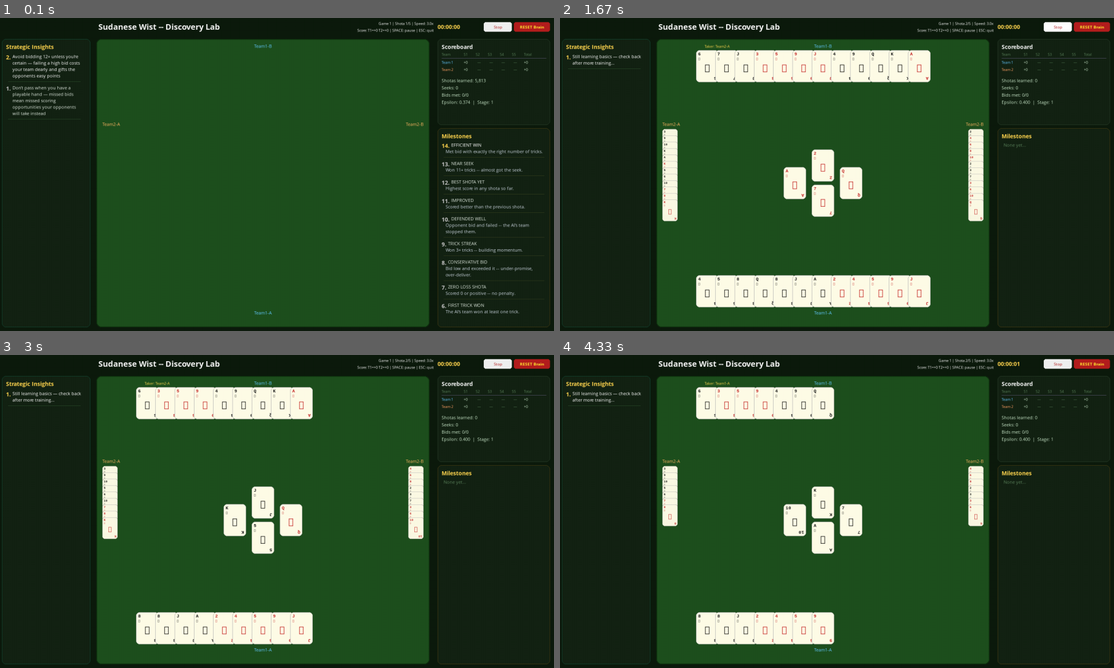
Above: before the commit, frames 1-4 (two rows, left to right).
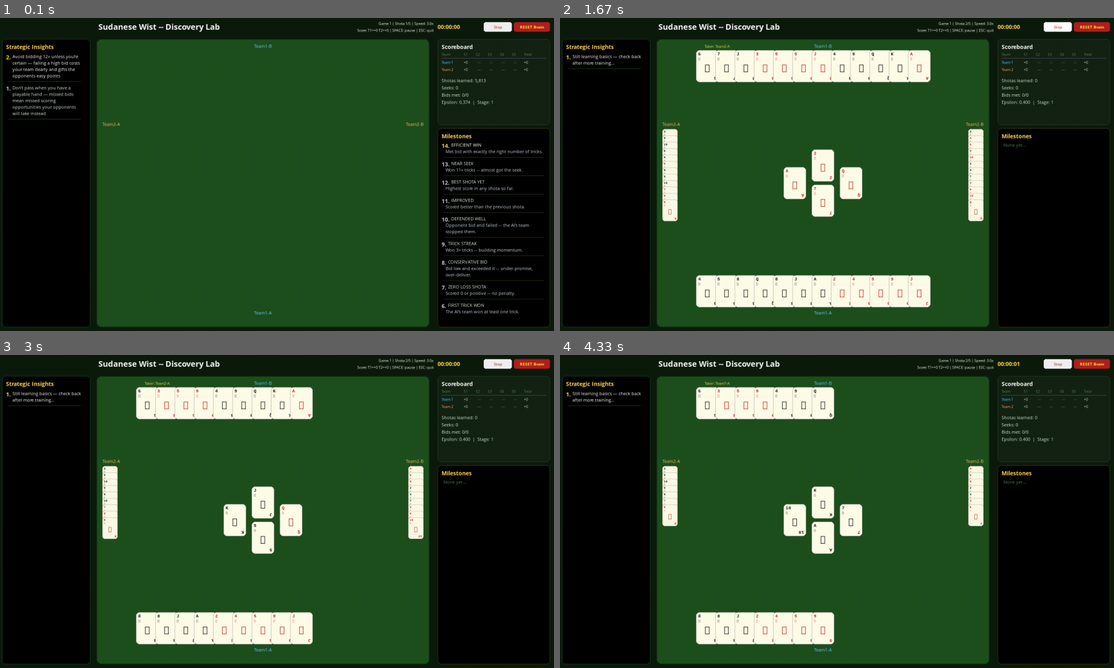
Above: after the commit, the same moments.

Repository: aamagzoub/engineering-intelligence
Game: pygame game, started from gui_wist_discovery/main.py
Two runs of this game, one before a commit and one after it. Both use one fixed random seed, a clock stepped at 60 frames per second and the inputs below.
Inputs (mouse positions are in pixels of both pictures, inside the frame that each line leads up to):
- Up to frame 1 (0.1 s): no input
- Up to frame 2 (1.67 s): click "RESET Brain" at 0.38 s; click (704, 177) at 0.72 s; tap Space at 1 s; click "Resume" at 1.38 s
- Up to frame 3 (3 s): click (77, 502) at 1.72 s; click (277, 552) at 2.05 s; click "RESET Brain" at 2.38 s; click "Team" at 2.72 s
- Up to frame 4 (4.33 s): click (654, 542) at 3.55 s

The runs differ from the first frame. In frame 1, 25% of the frame differs, in the area x 0-100%, y 6-99%; in frame 2, 27%; in frame 3, 27%; in frame 4, 27%.

Commit message:
fix: black background for insights and milestones boxes

Diff:
--- a/gui_wist_discovery/renderer.py
+++ b/gui_wist_discovery/renderer.py
@@ -266,7 +266,7 @@
         disc_top = 60 + score_h + 8
         disc_h = SCREEN_HEIGHT - 80 - score_h - 8
         disc_rect = pygame.Rect(px, disc_top, panel_w, disc_h)
-        pygame.draw.rect(self.screen, PANEL_DARK, disc_rect, border_radius=10)
+        pygame.draw.rect(self.screen, (0, 0, 0), disc_rect, border_radius=10)
         pygame.draw.rect(self.screen, (70, 60, 20), disc_rect, width=1, border_radius=10)
 
         self.screen.set_clip(pygame.Rect(px + 5, disc_top + 5, panel_w - 10, disc_h - 10))
@@ -328,7 +328,7 @@
     def _render_insights_panel(self, panel_w, state):
         """Render left panel with strategic insights."""
         panel_rect = pygame.Rect(5, 60, panel_w - 10, SCREEN_HEIGHT - 80)
-        pygame.draw.rect(self.screen, PANEL_DARK, panel_rect, border_radius=10)
+        pygame.draw.rect(self.screen, (0, 0, 0), panel_rect, border_radius=10)
         pygame.draw.rect(self.screen, (20, 70, 50), panel_rect, width=1, border_radius=10)
 
         self.screen.set_clip(pygame.Rect(10, 65, panel_w - 20, SCREEN_HEIGHT - 90))
